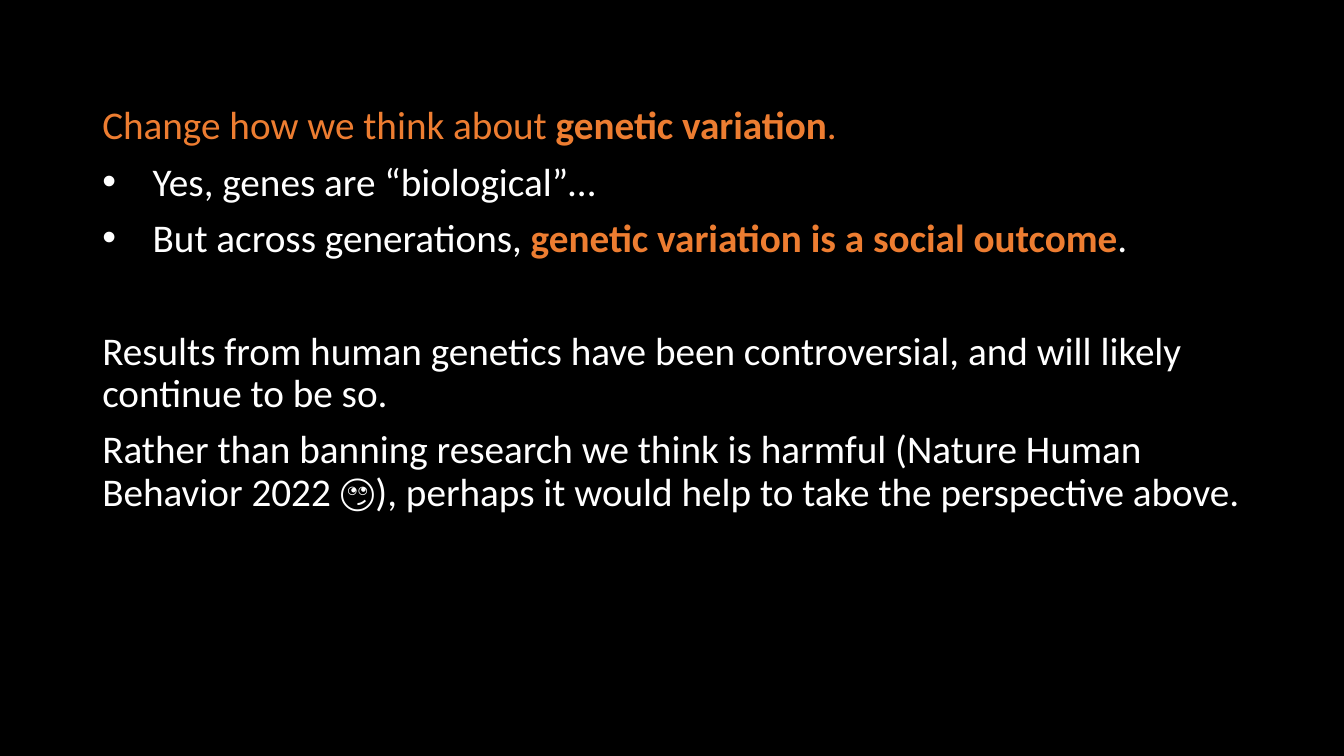
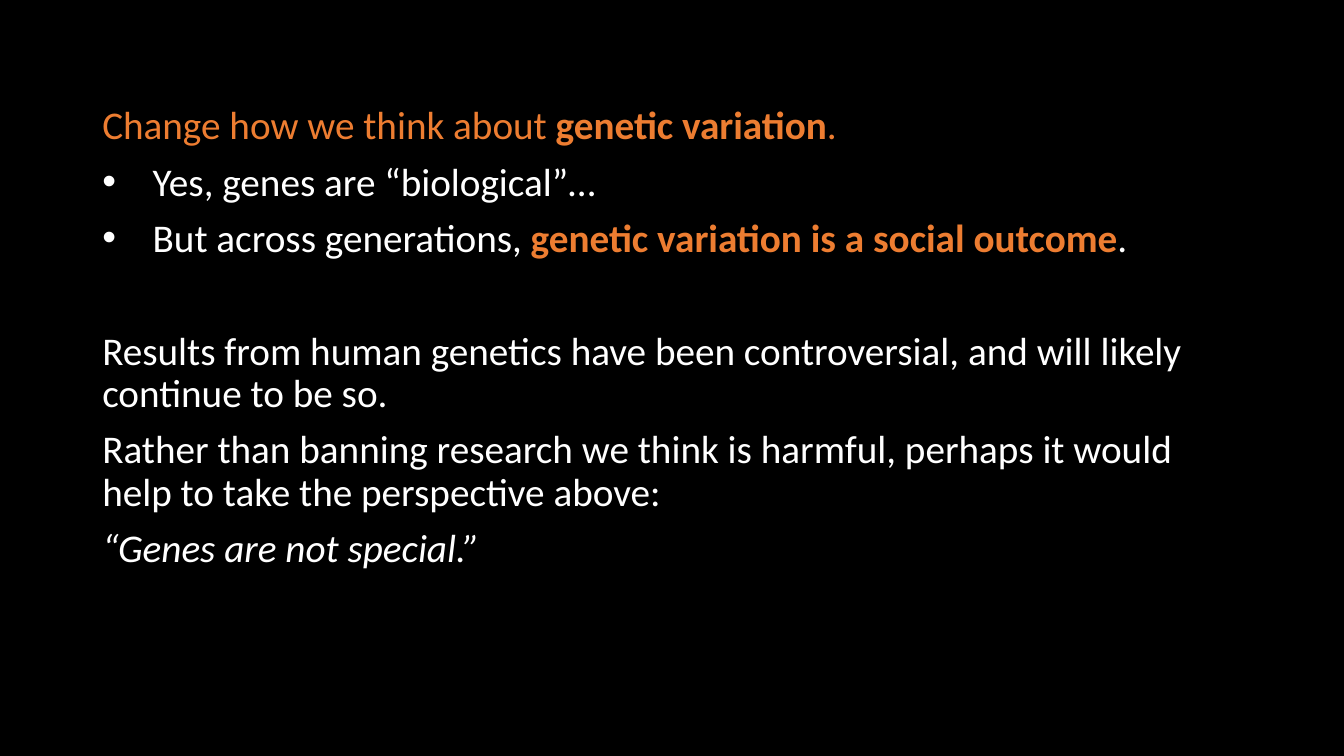
Before and after one commit to hughjonesd/trading-genetics, a slide deck: slide 23 of ESSGM Bologna 2023 presentation.pptx. Drawn at 1344x756 pixels with LibreOffice and Linux fonts; fonts in the diff are those of the drawing. Boxes give left, top, right and bottom in pixels: in the first picture for what was removed or moved away, otherwise in the second. Text is boxed around its words. In the diff, an @@ line names an element or a change of style, - is before the commit and + after.

```diff
--- a/ESSGM Bologna 2023 presentation.pptx
+++ b/ESSGM Bologna 2023 presentation.pptx
@@ text at [102, 435, 1171, 569]: text changed @@
-Rather than banning research we think is harmful (Nature Human Behavior 2022 🙄), perhaps it would help to take the perspective above.
+Rather than banning research we think is harmful, perhaps it would help to take the perspective above:
+“Genes are not special.”
```
Also in this commit, not shown: 1 other file.
